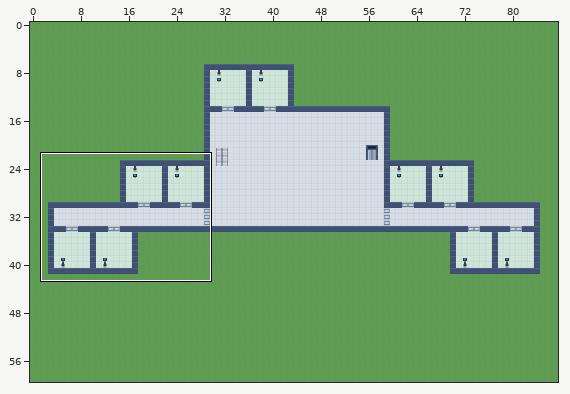
An edit to a level. Tiled map (JSON), hospital2d/maps/floor1.tmj. The picture above shows the old version from afar; the outline marks the close-up.
Close-up. The starting point:
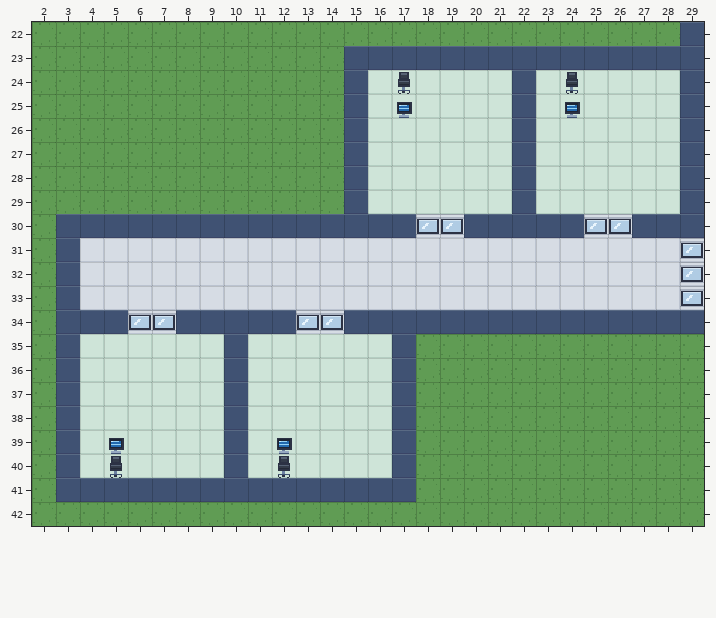
Cells are 16x16 px. Shown: x 2..29, y 22..42. The commit also changed other parts of the map, which this record leaves out.
And afterwards:
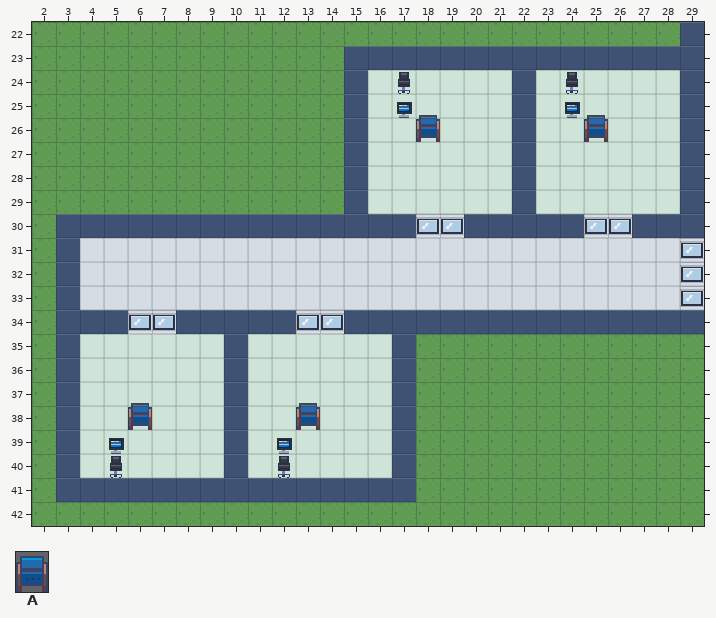
Key: from "hospital": A 62 "chair_up".
Objects are placed by their top-left corner, in cells (3,4 is the top-left corner of cell 3,4); size is 1x1 cell unless given.
Change:
{"where": "layer \"furniture\""}
{"now": "A \"chair_up\" at 25,25.8 size 1x1.2"}
{"now": "A \"chair_up\" at 18,25.8 size 1x1.2"}
{"now": "A \"chair_up\" at 13,37.8 size 1x1.2"}
{"now": "A \"chair_up\" at 6,37.8 size 1x1.2"}
{"label":"added","picture_box":[416,115,440,142]}
{"label":"added","picture_box":[584,115,608,142]}
{"label":"added","picture_box":[128,403,152,430]}
{"label":"added","picture_box":[296,403,320,430]}
